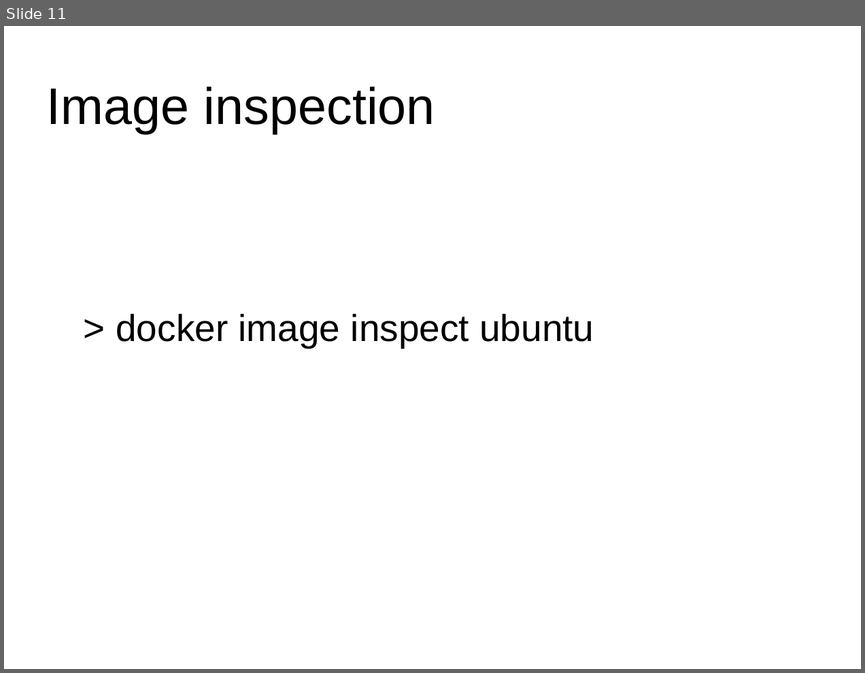
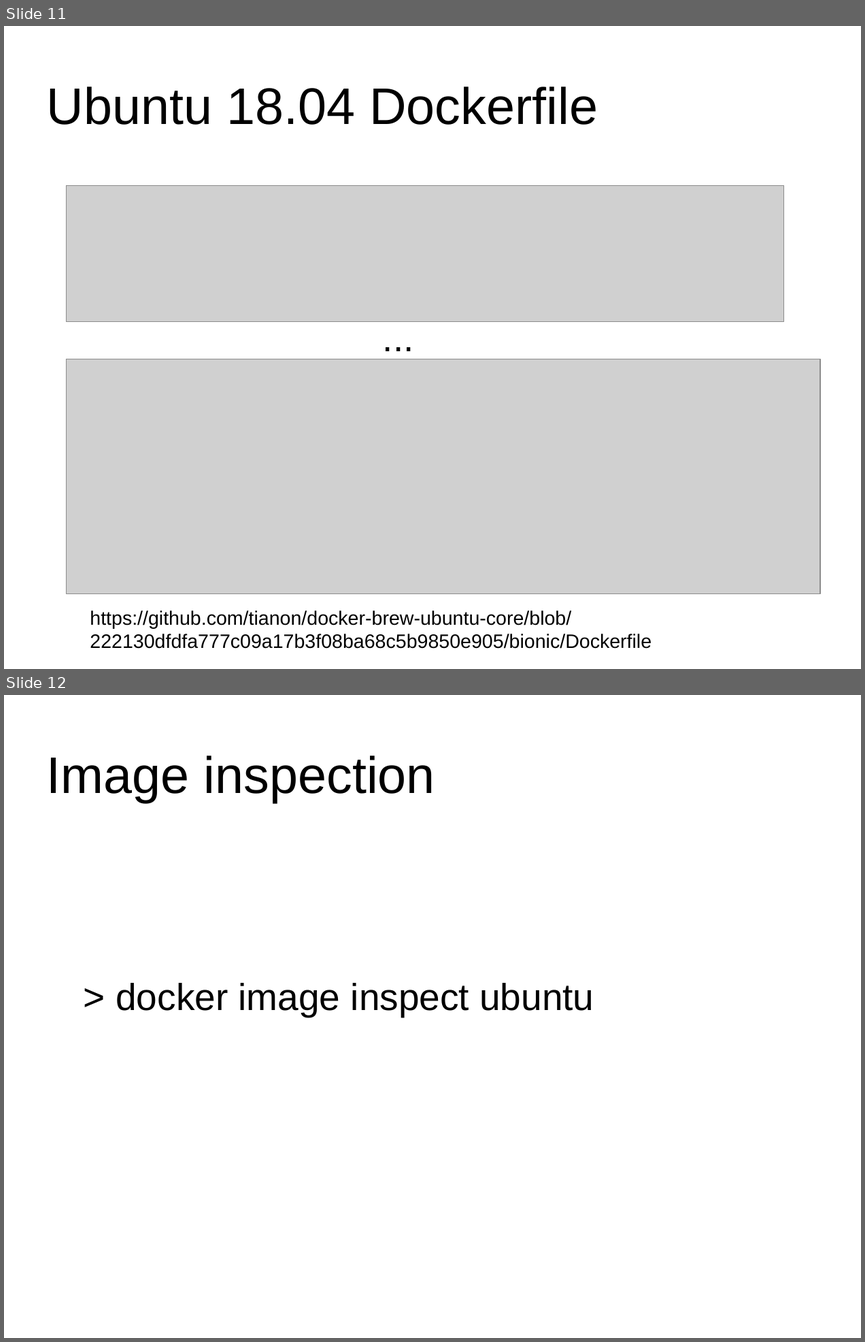
Before and after one commit to meshuga/docker-training, a slide deck: workshop.odp. Shown one above the other, each under a label of ours: slide 11 before the commit, slides 11 and 12 after it. The pictures are 865x673 and 865x1342 pixels, drawn with LibreOffice and Linux fonts; fonts in the diff are those of the drawing; grey boxes stand for pictures; background and template pictures are left out. Boxes give left, top, right and bottom in pixels: in the first picture for what was removed or moved away, otherwise in the second. Text is boxed around its words. In the diff, an @@ line names an element or a change of style, - is before the commit and + after.

```diff
--- a/workshop.odp
+++ b/workshop.odp
@@ slide 11 added at [4,26,861,669], background #FFFFFF @@
@@ title added at [47,87,598,125], 47.6 pt, text #000000 @@
+Ubuntu 18.04 Dockerfile
@@ picture added at [66,185,784,321] @@
@@ text added at [346,314,499,390], 34.7 pt, text #000000 @@
+...
@@ picture added at [66,359,821,594] @@
@@ text added at [90,610,651,648], 18 pt, text #000000 @@
+https://github.com/tianon/docker-brew-ubuntu-core/blob/222130dfdfa777c09a17b3f08ba68c5b9850e905/bionic/Dockerfile
@@ what was slide 11 is now slide 12 @@
```
Also in this commit, not shown: 4 other slides added, 1 other file.
